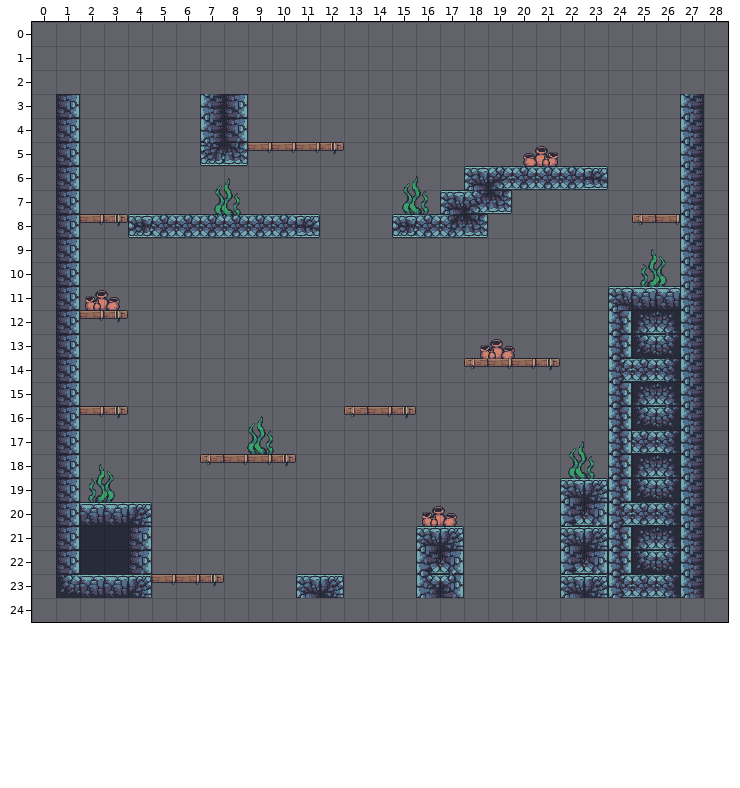
Tiled map (JSON), stored at assets/levels/lev02.json. The first picture shows the starting point.
Cells are 32x32 px. Shown: x 0..28, y 0..24. The old version is drawn lined up with the new one.
And afterwards:
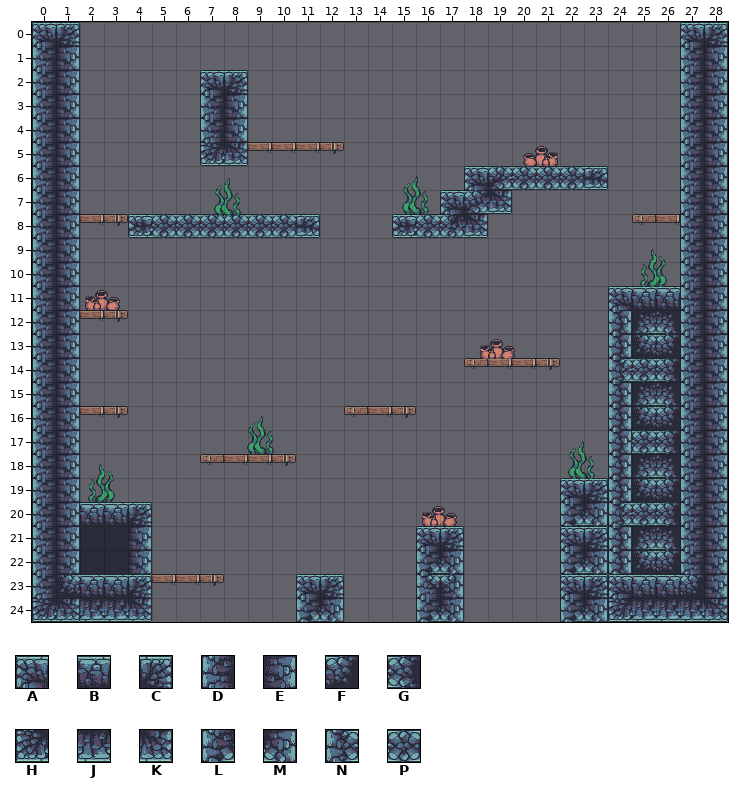
Key: from "tileset": A 0, B 1, C 2, D 7, E 9, F 12, G 13, H 14, J 15, K 16, L 28, M 29, N 39, P 40.
_ is an empty cell.
Difference:
map size 27x21 -> 29x25 cells (old content now starts at 1,3; both pictures use the new coordinates)
Layer "main layer":
Tile A replaces tile N in row 23 at x 24.
Tile A is added in row 0 at x 0 and 27; in row 2 at x 7.
Tile B replaces tile G in row 23 at x 26.
Tile B replaces tile P in row 23 at x 25.
Tile C is added in row 0 at x 1 and 28; in row 2 at x 8.
Tile D is added in rows 1 to 2 at x 0 and 27; in rows 3 to 23 at x 0.
Tile E is added in rows 1 to 2 at x 1 and 28; in rows 3 to 23 at x 28.
Tile F replaces tile D in row 23 at x 27.
Tile H is added in row 24 at x 0 and 24.
Tile J is added in row 24 at x 2 to 3 and 25 to 27.
Tile K is added in row 24 at x 1, 4 and 28.
Tile L is added in row 24 at x 11, 16 and 22.
Tile M is added in row 24 at x 12, 17 and 23.
Boxes around the changes in both pictures, in picture pixels (x1, y1, x2, y2):
added: (32, 22, 152, 622)
changed: (560, 22, 728, 622)
added: (200, 70, 248, 94)
added: (296, 598, 344, 622)
added: (416, 598, 464, 622)
